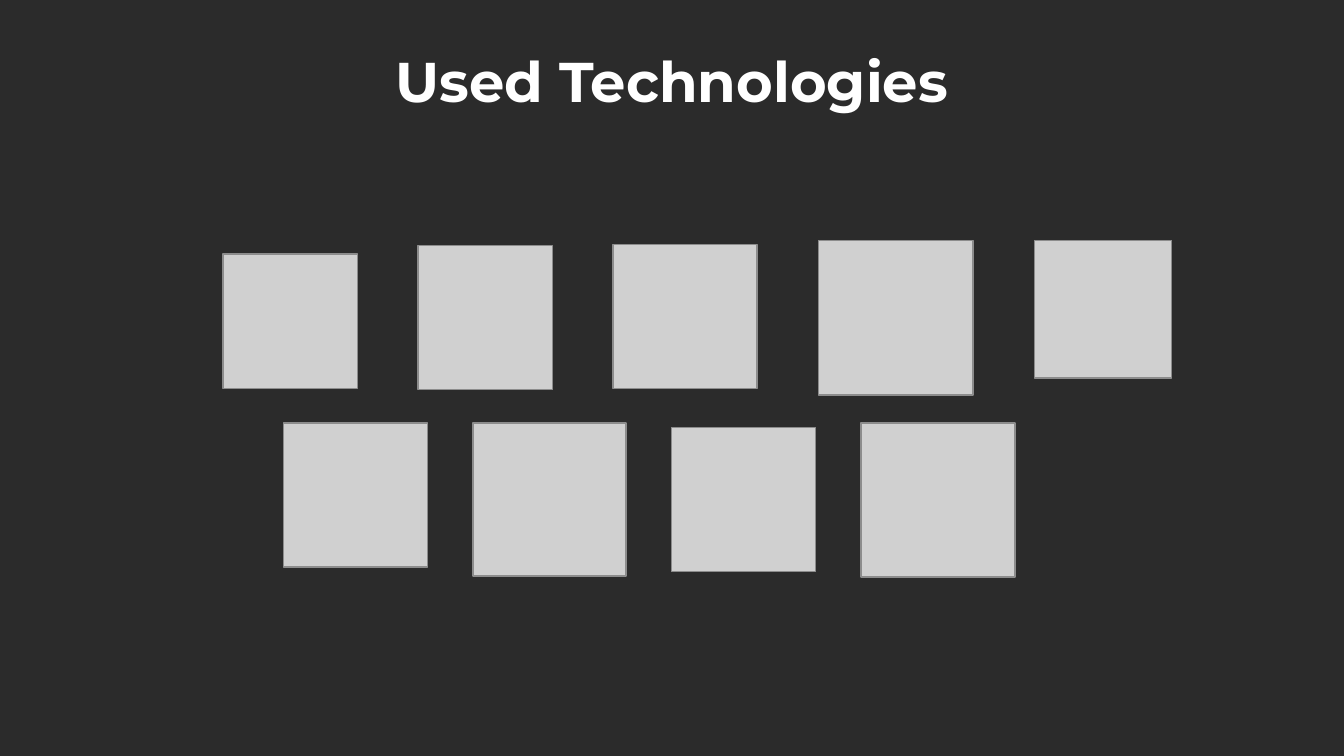
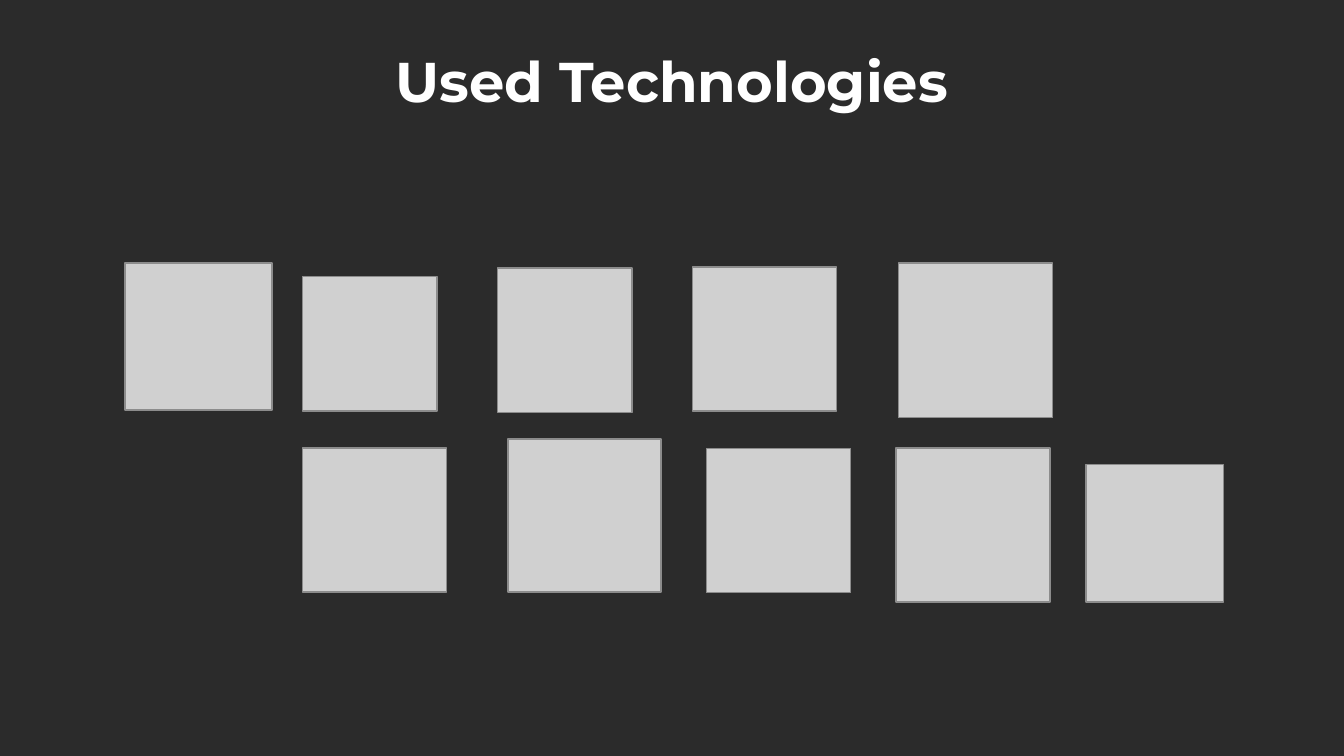
Before and after one commit to IZDandarinov21/Team_Conquers-Game_Project, a slide deck: slide 5 of Documentation/Presentation-Conquers.pptx. Drawn at 1344x756 pixels with LibreOffice and Linux fonts; fonts in the diff are those of the drawing; grey boxes stand for pictures; background and template pictures are left out; a plain dark background stands for a picture behind light text. Boxes give left, top, right and bottom in pixels: in the first picture for what was removed or moved away, otherwise in the second. Text is boxed around its words. In the diff, an @@ line names an element or a change of style, - is before the commit and + after.

Commit message:
Adding cpp icon to documentation

```diff
--- a/Documentation/Presentation-Conquers.pptx
+++ b/Documentation/Presentation-Conquers.pptx
@@ picture added at [125, 263, 271, 410] @@
@@ picture: place and size @@
-picture at [418, 246, 552, 390]
+picture at [497, 269, 632, 413]
@@ picture: place and size @@
-picture at [613, 245, 757, 388]
+picture at [692, 267, 836, 411]
@@ picture: place and size @@
-picture at [818, 241, 973, 395]
+picture at [898, 263, 1052, 418]
@@ picture: place and size @@
-picture at [223, 254, 358, 388]
+picture at [302, 277, 437, 411]
@@ picture: place and size @@
-picture at [284, 423, 427, 567]
+picture at [302, 448, 446, 591]
@@ picture: place and size @@
-picture at [473, 423, 626, 577]
+picture at [508, 439, 661, 593]
@@ picture: place and size @@
-picture at [672, 427, 816, 571]
+picture at [707, 449, 851, 593]
@@ picture: place and size @@
-picture at [862, 423, 1016, 578]
+picture at [896, 448, 1051, 602]
@@ picture: place and size @@
-picture at [1035, 241, 1172, 378]
+picture at [1086, 465, 1223, 602]
```
